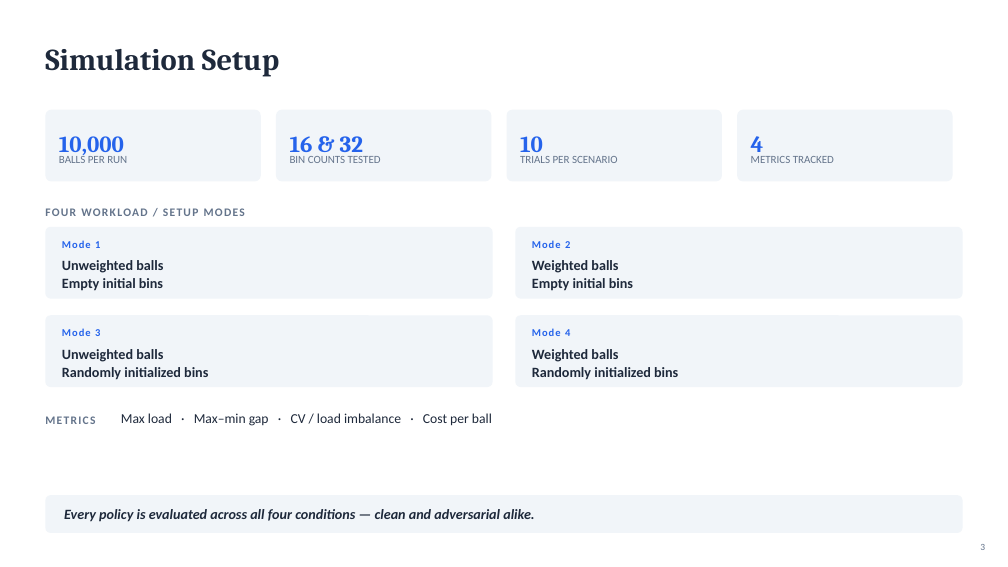
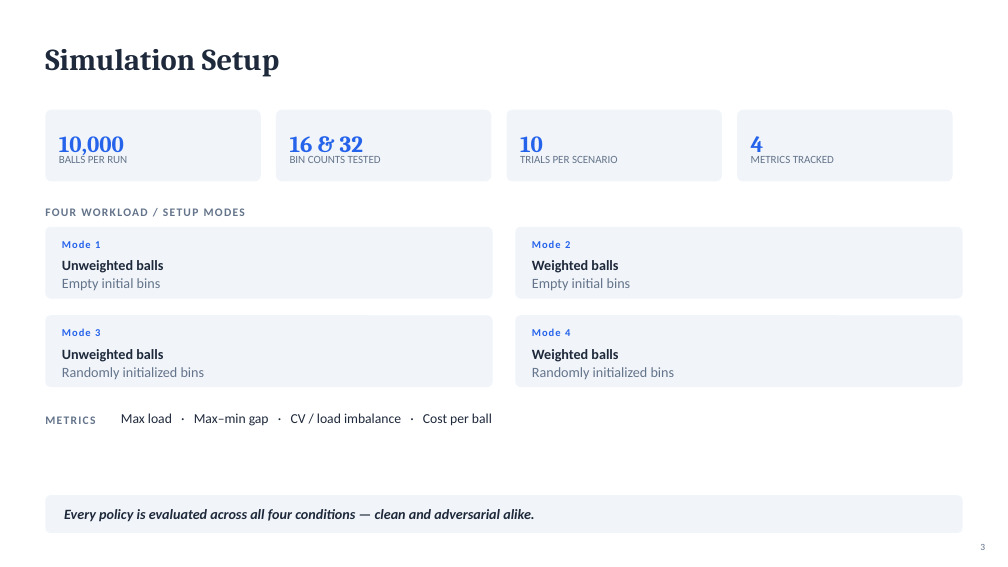
Before and after one commit to KenziVisor/balls-into-bins-simulation, a slide deck: slide 4 of presentation/Balls_into_Bins_Cisco_Interview_Deck.pptx (slide 3 before the commit). Drawn at 1008x567 pixels with LibreOffice and Linux fonts; fonts in the diff are those of the drawing. Boxes give left, top, right and bottom in pixels: in the first picture for what was removed or moved away, otherwise in the second. Text is boxed around its words. In the diff, an @@ line names an element or a change of style, - is before the commit and + after.

```diff
--- a/presentation/Balls_into_Bins_Cisco_Interview_Deck.pptx
+++ b/presentation/Balls_into_Bins_Cisco_Interview_Deck.pptx
@@ text at box(62, 278, 161, 290): text colour #1E293B to #64748B, bold off in "Empty initial bins" @@
@@ text at box(532, 278, 631, 290): text colour #1E293B to #64748B, bold off in "Empty initial bins" @@
@@ text at box(62, 367, 205, 379): text colour #1E293B to #64748B, bold off in "Randomly initialized bins" @@
@@ text at box(532, 367, 675, 379): text colour #1E293B to #64748B, bold off in "Randomly initialized bins" @@
```
Also in this commit, not shown: 10 other slides changed, 1 slide added, 1 slide removed, 2 other files.
